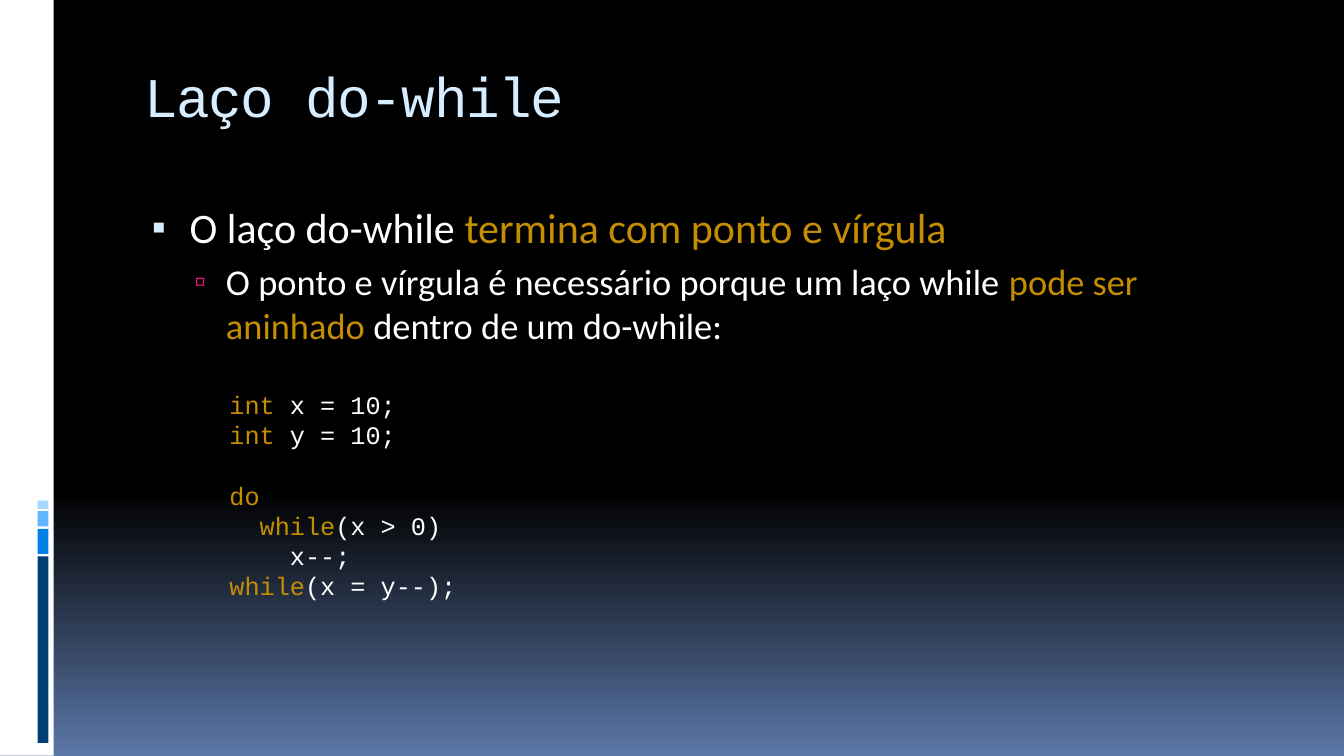
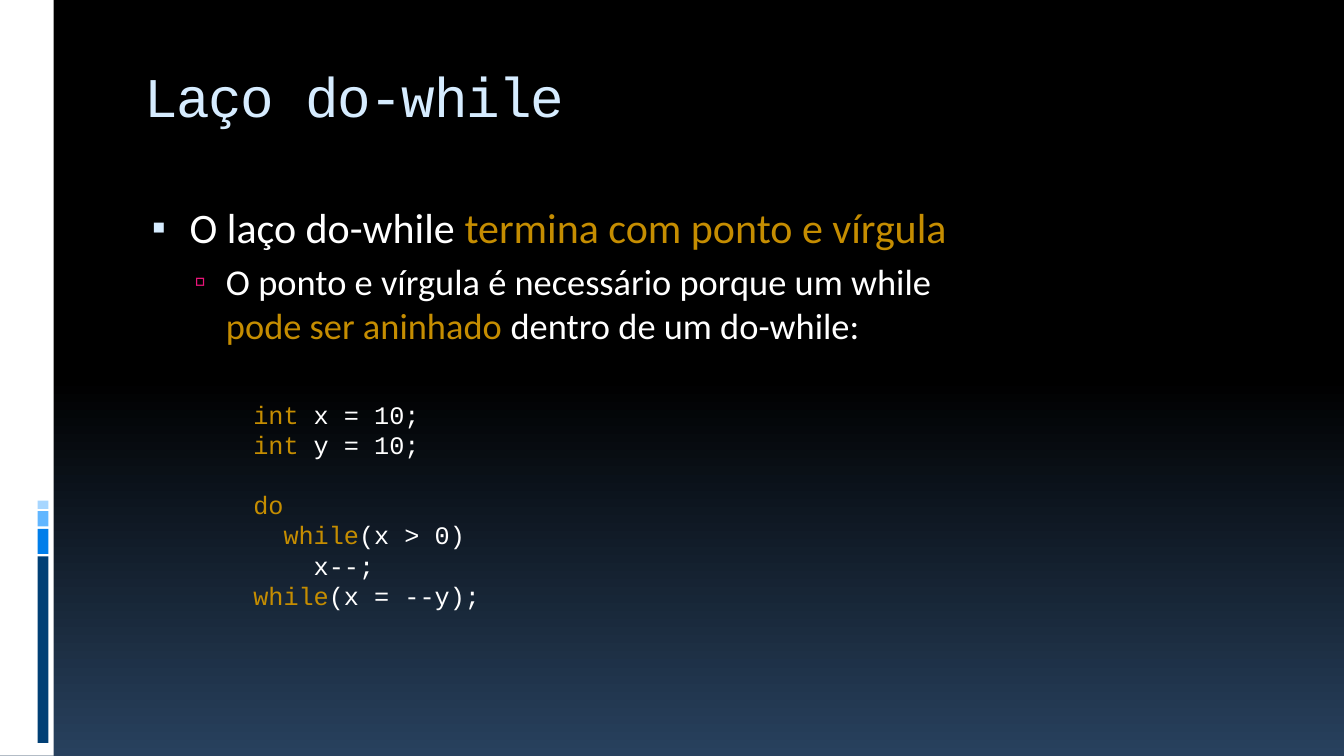
Before and after one commit to JudsonSS/ProgComp, a slide deck: slide 31 of Slides/18. Laços de Repetição While e Do-While.pptx (slide 30 before the commit). Drawn at 1344x756 pixels with LibreOffice and Linux fonts; fonts in the diff are those of the drawing. Boxes give left, top, right and bottom in pixels: in the first picture for what was removed or moved away, otherwise in the second. Text is boxed around its words. In the diff, an @@ line names an element or a change of style, - is before the commit and + after.

```diff
--- a/Slides/18. Laços de Repetição While e Do-While.pptx
+++ b/Slides/18. Laços de Repetição While e Do-While.pptx
@@ background gradient #000000 to #5B77A8 to gradient #000000 to #28415E @@
@@ text at (226,269,931,345): text changed @@
-  ▫ O ponto e vírgula é necessário porque um laço while pode ser aninhado dentro de um do-while:
+  ▫ O ponto e vírgula é necessário porque um while
+    pode ser aninhado dentro de um do-while:
@@ text "int x = 10;": place and size @@
-text "int x = 10;" at (229,395,457,601)
+text "int x = 10;" at (253,405,480,611)
@@ text at (253,587,480,611): text changed @@
-while(x = y--);
+while(x = --y);
```
Also in this commit, not shown: 31 other slides changed, 3 slides added, 2 slides removed, 7 other files.
